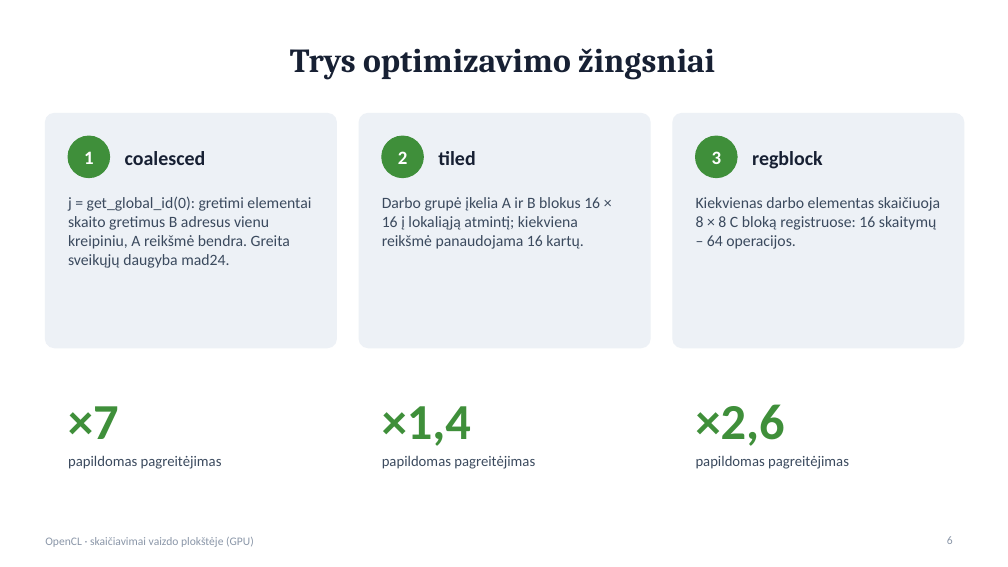
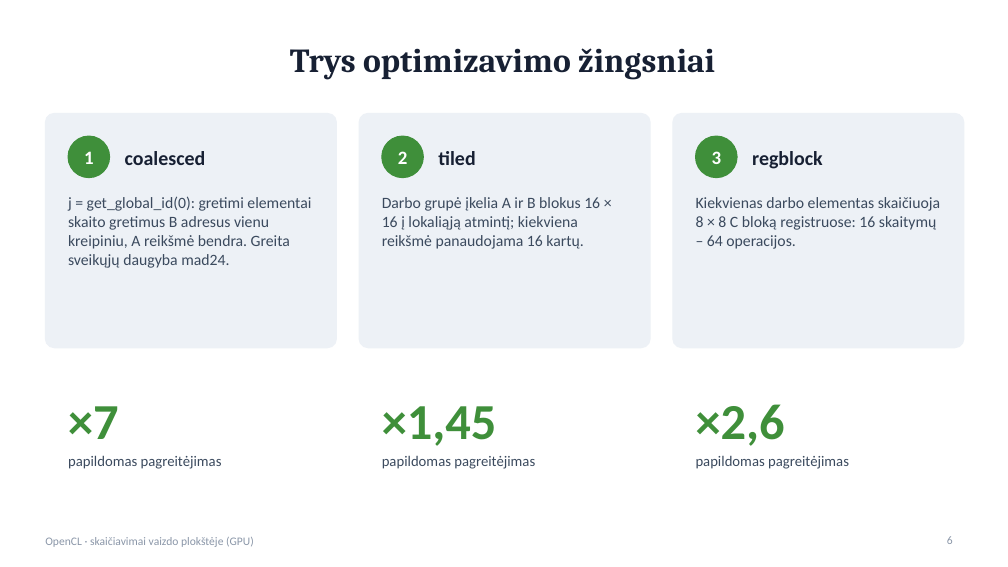
Before and after one commit to dimabreeze/VU-ComputerArchitecture-Parallel-Lab, a slide deck: slide 6 of reports/pptx/4_opencl.pptx. Drawn at 1008x567 pixels with LibreOffice and Linux fonts; fonts in the diff are those of the drawing. Boxes give left, top, right and bottom in pixels: in the first picture for what was removed or moved away, otherwise in the second. Text is boxed around its words. In the diff, an @@ line names an element or a change of style, - is before the commit and + after.

```diff
--- a/reports/pptx/4_opencl.pptx
+++ b/reports/pptx/4_opencl.pptx
@@ text at bbox=[382, 406, 497, 446]: text changed @@
-×1,4
+×1,45
```
Also in this commit, not shown: 4 other files.
